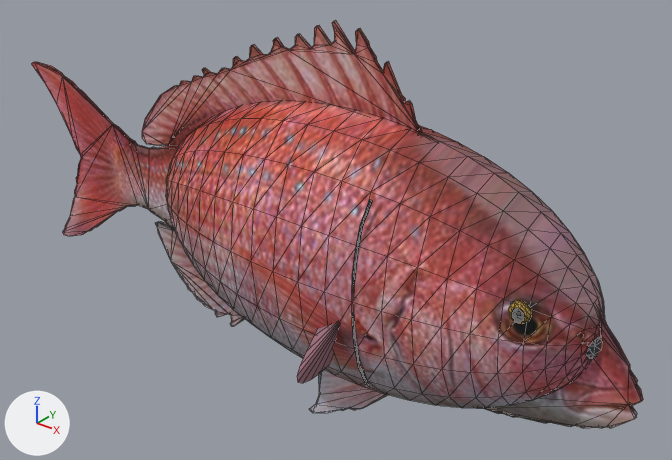
The glTF model public/aqua/models/fish/sea_bream.glb as it was, and as the next commit left it.
Both versions are drawn from a 50 mm camera at (1.236, -1.62, 1.036) aimed at (-0.136, 0.095, -0.027). Every picture has the same lights, and +X, +Y and +Z are marked at lower left. The picture after the commit comes second. Mesh edges are drawn as thin lines. Vertices at exactly the same position are counted once.

The first picture shows 'sea_bream'.
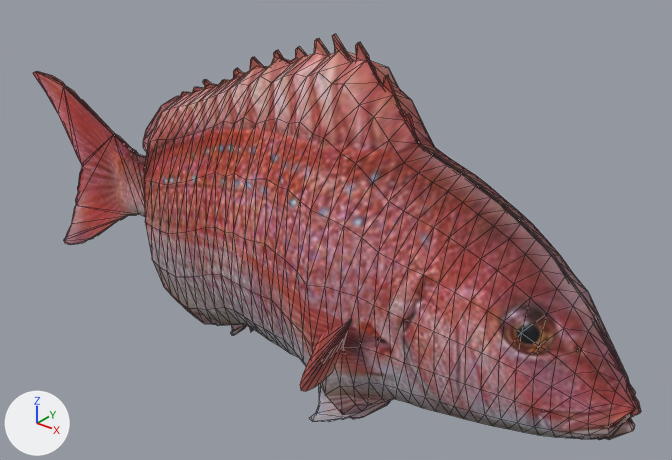
Pixel boxes (x1, y1, x2, y2) of what changed, in the pictures (672 x 460 px; the box of a moved part takes in the faces that stretch with it):
```json
{"object": "sea_bream", "change": "reshaped", "before": [32, 20, 643, 429], "after": [33, 34, 641, 440]}
{"part": 1, "of": "me_sea_bream", "change": "moved or reshaped", "before": [297, 323, 339, 383], "after": [300, 320, 351, 391]}
{"part": 2, "of": "me_sea_bream", "change": "rebuilt", "before": [166, 101, 605, 408], "after": [144, 51, 634, 439], "on screen": "12% wider, 26% taller"}
{"part": 3, "of": "me_sea_bream", "change": "deleted", "before": [352, 200, 601, 387]}
{"part": 4, "of": "me_sea_bream", "change": "moved or reshaped", "before": [32, 20, 643, 429], "after": [33, 34, 641, 440]}
```

The change, as JSON lines over the scene's bpy script:
```json
{"block": "me_sea_bream", "where": "# used by ob_sea_bream; location = (0.0, 0.0, 0.0)"}
{"op": "remove", "block": "me_sea_bream", "code": "me_sea_bream.from_pydata(...)  # 1279 vertices, 2406 faces; spans x -1.27..0.75, y -0.33..0.33, z -0.56..0.55"}
{"op": "add", "block": "me_sea_bream", "code": "me_sea_bream.from_pydata(...)  # 1115 vertices, 2118 faces; spans x -1.27..0.75, y -0.33..0.33, z -0.59..0.52"}
{"block": "me_sea_bream", "change": "me_sea_bream part 1: the loose piece of 11 vertices spanning x 0.03..0.12, y -0.33..-0.17, z -0.22..-0.05 is moved by (0.01, 0.0, -0.02)"}
{"block": "me_sea_bream", "change": "me_sea_bream part 2: the loose piece of 443 vertices spanning x -0.64..0.64, y -0.22..0.22, z -0.35..0.35 is rebuilt with 665 vertices and now spans x -0.75..0.74, y -0.22..0.22, z -0.48..0.49"}
{"block": "me_sea_bream", "change": "me_sea_bream part 3: 9 loose pieces with 386 vertices, spanning x 0.15..0.64, y -0.21..0.21, z -0.24..0.24, are deleted"}
{"block": "me_sea_bream", "change": "me_sea_bream part 4: 2 vertices moved within x -0.12, y 0.0, z 0.49; 418 vertices removed from x -1.27..0.75, y 0.0, z -0.56..0.55; 418 vertices added at x -1.27..0.75, y 0.0, z -0.59..0.51"}
{"block": "me_sea_bream", "change": "other edits to the shape of me_sea_bream do not show in these pictures"}
```
